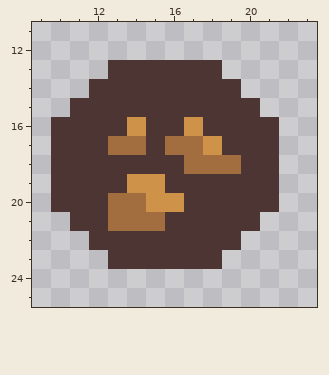
One commit to this pixel-art file: Cold-Conquest-Root/res/indicator-concreate.ase. Above, as it was before the edit.
32x32 pixels, 1 frame. Shown: x 9..23, y 11..25.
The result:
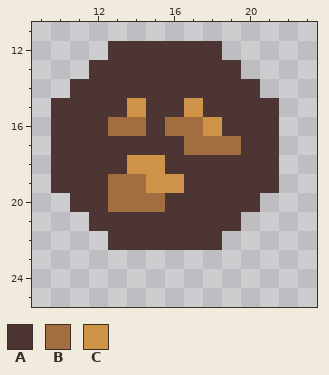
Palette (. is transparent): A #4d3533  B #a26d3f  C #ce9248
Change:
--- layers "IconSymbol", "IconShape"
@@ x 9..23 @@
 11 ...............
-12 ...............
-13 ....AAAAAA.....
-14 ...AAAAAAAA....
-15 ..AAAAAAAAAA...
-16 .AAAACAACAAAA..
-17 .AAABBABBCAAA..
-18 .AAAAAAABBBAA..
-19 .AAAACCAAAAAA..
-20 .AAABBCCAAAAA..
-21 ..AABBBAAAAA...
-22 ...AAAAAAAA....
-23 ....AAAAAA.....
+12 ....AAAAAA.....
+13 ...AAAAAAAA....
+14 ..AAAAAAAAAA...
+15 .AAAACAACAAAA..
+16 .AAABBABBCAAA..
+17 .AAAAAAABBBAA..
+18 .AAAACCAAAAAA..
+19 .AAABBCCAAAAA..
+20 ..AABBBAAAAA...
+21 ...AAAAAAAA....
+22 ....AAAAAA.....
+23 ...............
 24 ...............
